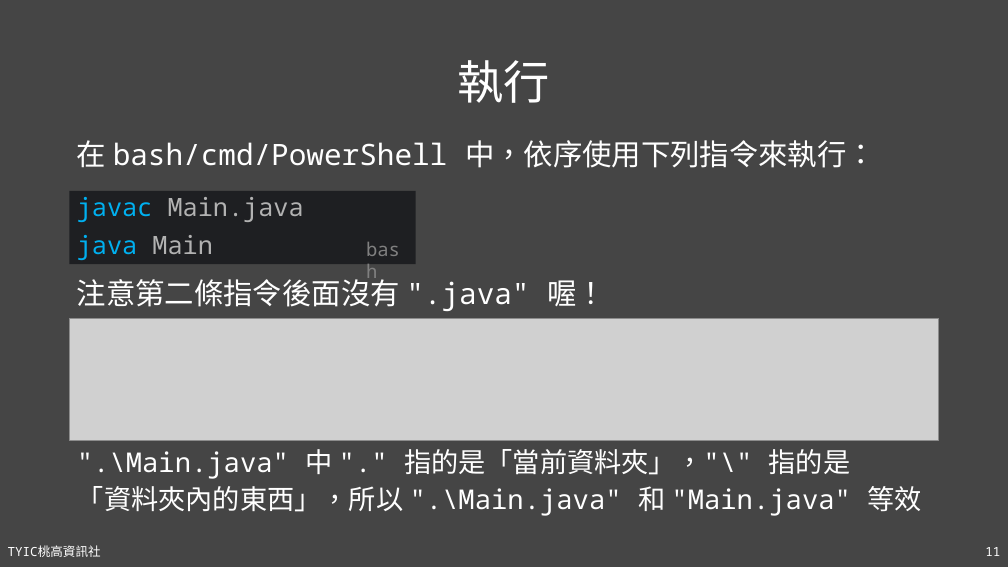
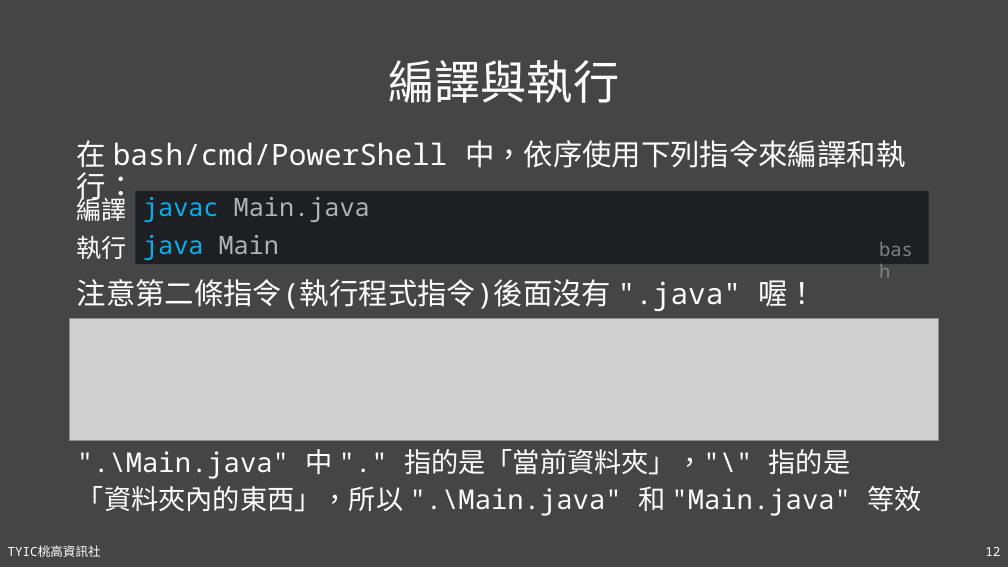
Before and after one commit to TYSHIC/slides, a slide deck: slide 12 of powerpoint/03_編輯器與第一個 Java 程式.pptx (slide 11 before the commit). Drawn at 1008x567 pixels with LibreOffice and Linux fonts; fonts in the diff are those of the drawing; grey boxes stand for pictures. Boxes give left, top, right and bottom in pixels: in the first picture for what was removed or moved away, otherwise in the second. Text is boxed around its words. In the diff, an @@ line names an element or a change of style, - is before the commit and + after.

```diff
--- a/powerpoint/03_編輯器與第一個 Java 程式.pptx
+++ b/powerpoint/03_編輯器與第一個 Java 程式.pptx
@@ title at <box>388,60,619,103</box>: text changed @@
-執行
+編譯與執行
@@ text at <box>77,140,905,174</box>: text changed @@
-在 bash/cmd/PowerShell 中，依序使用下列指令來執行：
+在 bash/cmd/PowerShell 中，依序使用下列指令來編譯和執行：
@@ text added at <box>77,193,127,221</box>, 24 pt, text #FFFFFF @@
+編譯
@@ rectangle "javac Main.java": place and size @@
-rectangle "javac Main.java" at <box>70,191,416,264</box>
+rectangle "javac Main.java" at <box>135,191,929,264</box>
@@ text added at <box>77,236,127,259</box>, 24 pt, text #FFFFFF @@
+執行
@@ text "bash": place and size @@
-text "bash" at <box>358,234,416,264</box>
+text "bash" at <box>872,234,929,264</box>
@@ text at <box>77,279,818,311</box>: text changed @@
-注意第二條指令後面沒有 ".java" 喔！
+注意第二條指令(執行程式指令)後面沒有 ".java" 喔！
@@ page number at <box>985,547,1000,556</box>: text changed @@
-11
+12
```
Also in this commit, not shown: 1 other slide changed, 1 slide added, 5 other files.
